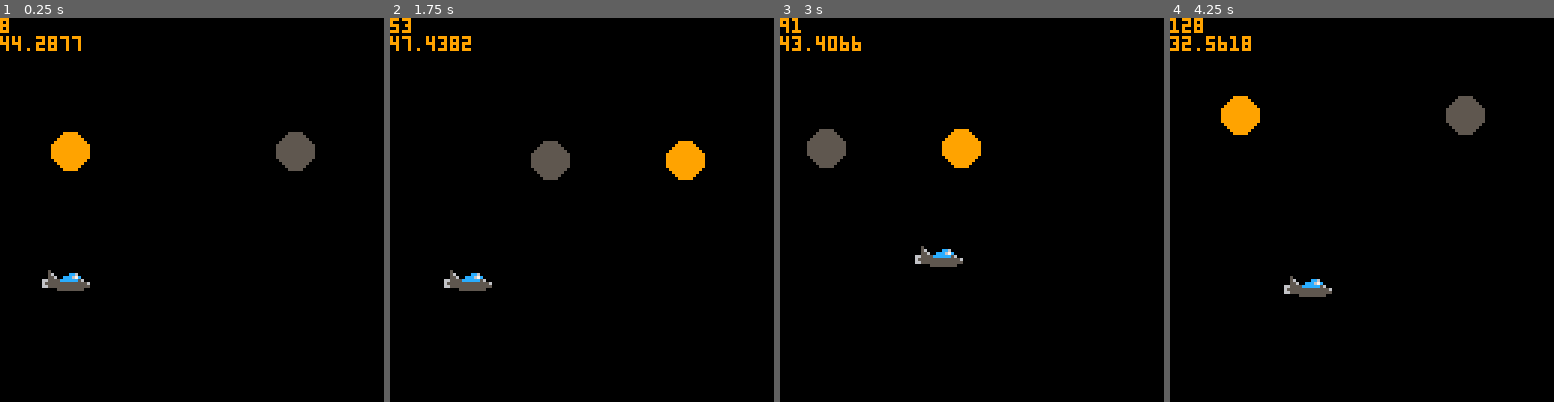
Above: before the commit, frames 1-4 (left to right).
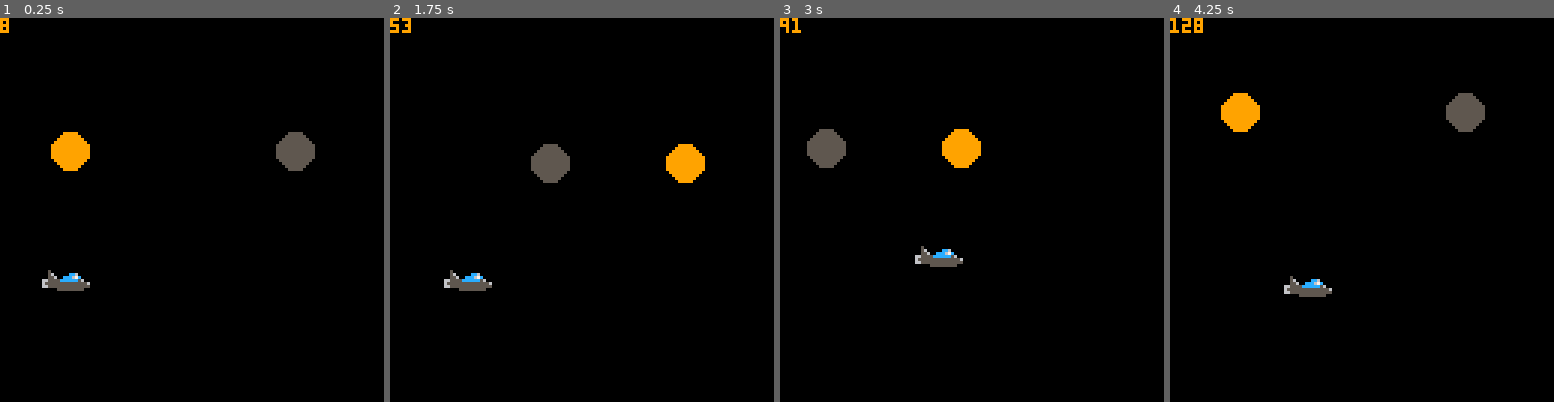
Above: after the commit, the same moments.

Repository: MCNanana/Pico8
Game: PICO-8 cartridge 3.p8
Same seed, same stepped clock (60 frames per second), same inputs: the game is played once before the commit and once after it.
Inputs:
- Up to frame 1 (0.25 s): no input
- Up to frame 2 (1.75 s): hold Right from 1.6 s (still down)
- Up to frame 3 (3 s): release Right at 2.1 s; hold Up 2.15-2.42 s; hold Right from 2.47 s (still down)
- Up to frame 4 (4.25 s): release Right at 3.03 s; hold Left 3.08-3.58 s; hold Down 3.63-3.97 s; hold Right from 4.02 s (still down)

The runs differ from the first frame. In frame 1, 0.3% of the frame differs, in the area x 0-22%, y 4-9%; in frame 2, 0.7%; in frame 3, 0.4%; in frame 4, 0.7%, in the area x 0-83%, y 4-31%.

Commit message:
text added

Diff:
--- a/3.p8
+++ b/3.p8
@@ -4,6 +4,7 @@
 t=0
 obj={}
 hero={}
+textobj={}
 intr=false
 
 function _init()
@@ -17,9 +18,11 @@
 	update_hero()
 	foreach(obj,update_obj)
 	for i=1,#obj do
-		if(intersect(obj[i],hero)) then
+		if((intersect(obj[i],hero))
+				and(obj[i].i==false))then
 			obj[i].i=true
 			hero.i=true
+			add(textobj,make_textobj("50",obj[i].x,obj[i].y))
 			intr=true
 		end
 	end
@@ -33,6 +36,7 @@
 		end
 	end
 	foreach(obj,update_obj)]]
+	foreach(textobj,update_textobj)
 end
 
 function _draw()
@@ -42,7 +46,7 @@
 	foreach(obj,draw_obj)
 	if(intr) print(#obj)
 	print(t)
-	print(p)
+	foreach(textobj,draw_textobj)
 end
 
 function make_hero()
@@ -78,9 +82,11 @@
 
 function update_obj(o)
 	o.x-=1
-	p=40+cos(t/50)*8
-	o.y=p
-	if(o.x<1) o.x=128
+	o.y=40+cos(t/50)*9
+	if(o.x<1)then
+		o.x=128
+		o.i=false
+	end
 	if(o.x>120) o.x=120
 	if(o.y<1) o.y=1
 	if(o.y>120) o.y=120
@@ -91,9 +97,27 @@
 	circfill(o.x,o.y,6,o.c)
 end
 
+function make_textobj(text,x,y)
+	o={}
+	o.x=x
+	o.y=y
+	o.text=text
+	o.c=7
+	return o
+end
+
+function update_textobj(o)
+	if((t%4)==0) o.c+=1
+	if(o.c>10) del(textobj,o)
+end
+
+function draw_textobj(o)
+	print(o.text,o.x,o.y,o.c)
+end
+
 function intersect(a,b)
-  return (abs(a.x-b.x)*2<(a.width+b.width))and
-         (abs(a.y-b.y)*2<(a.height+b.height));
+	return (abs(a.x-b.x)*2<(a.width+b.width))and
+        (abs(a.y-b.y)*2<(a.height+b.height));
 end
 __gfx__
 00000000000000000000000000000000000000000000000000000000000000000000000000000000000000000000000000000000000000000000000000000000
